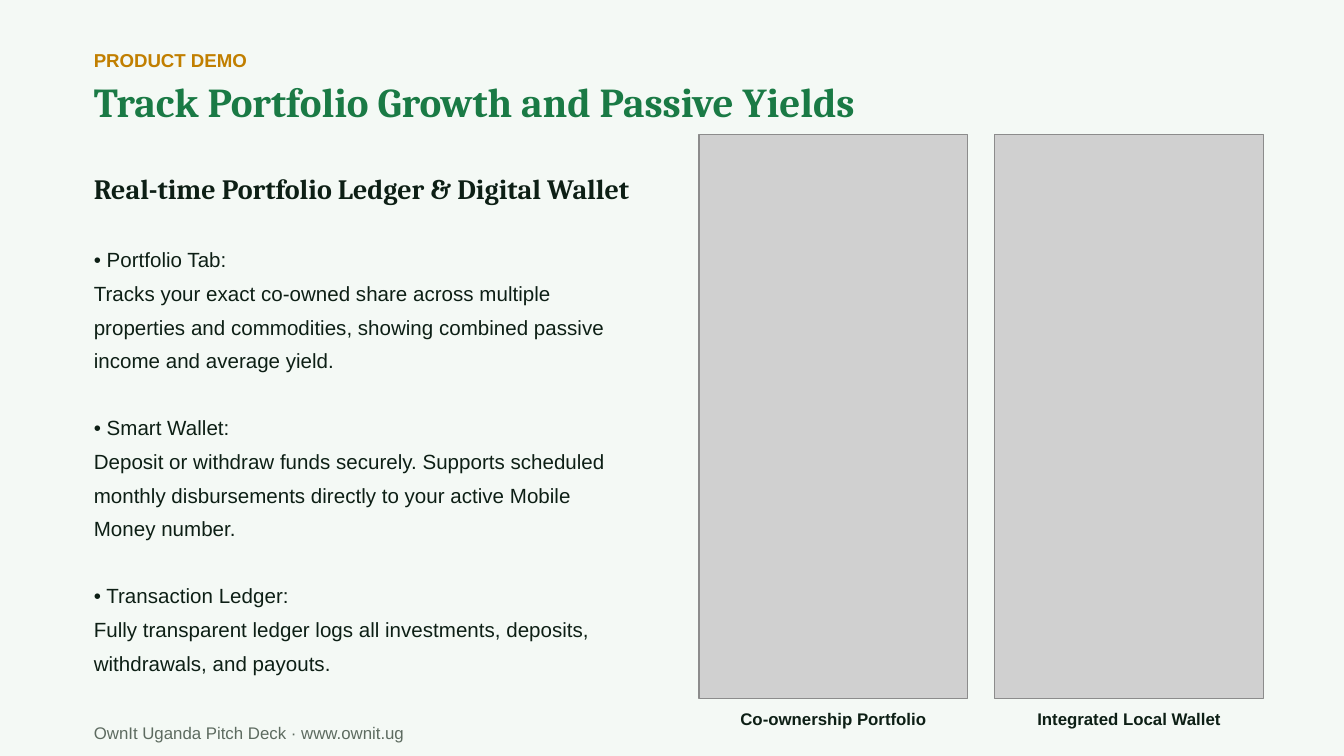
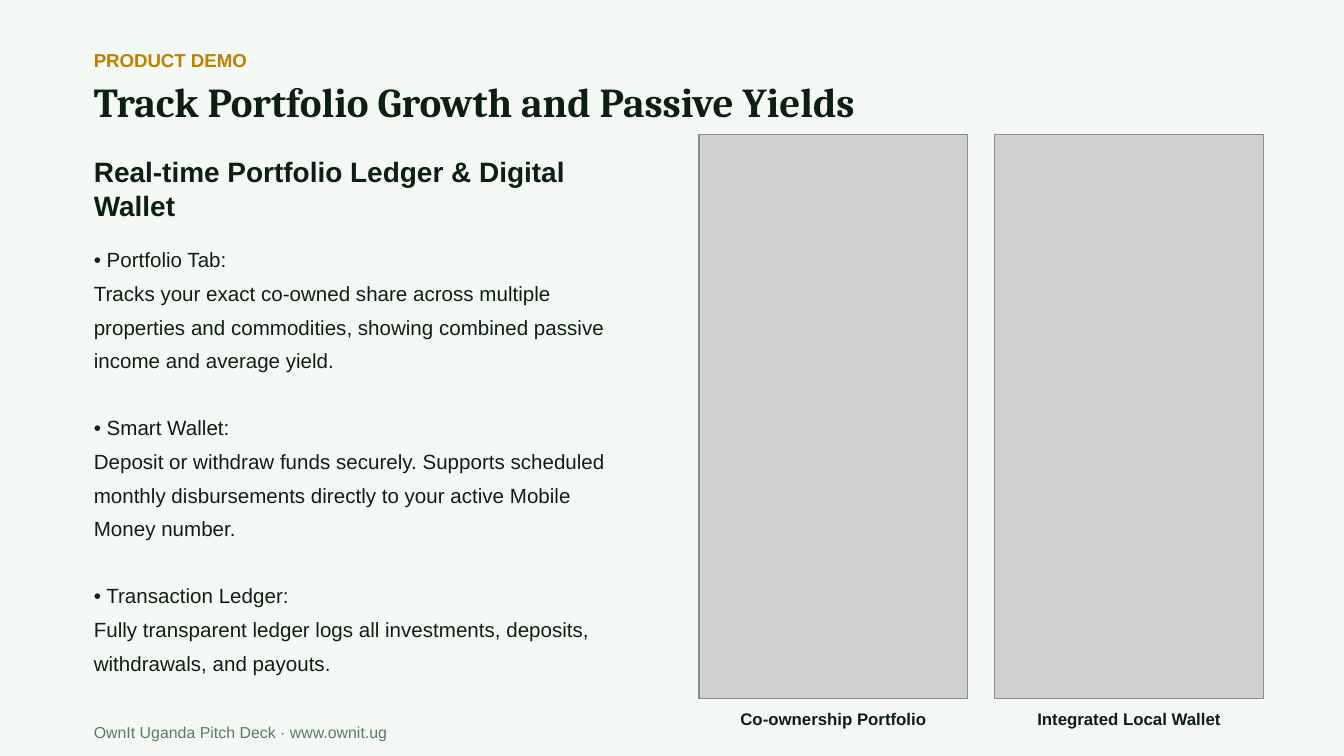
Before and after one commit to SINDROM66/OWNIT-APP, a slide deck: slide 7 of OwnIt_Uganda_Pitch_Deck.pptx. Drawn at 1344x756 pixels with LibreOffice and Linux fonts; fonts in the diff are those of the drawing; grey boxes stand for pictures. Boxes give left, top, right and bottom in pixels: in the first picture for what was removed or moved away, otherwise in the second. Text is boxed around its words. In the diff, an @@ line names an element or a change of style, - is before the commit and + after.

```diff
--- a/OwnIt_Uganda_Pitch_Deck.pptx
+++ b/OwnIt_Uganda_Pitch_Deck.pptx
@@ text "Track Portfolio Growth and Passive ..." at <box>94,88,855,118</box>: text colour #1A7A45 to #0D1F15 @@
@@ text "Real-time Portfolio Ledger & Digital ..." at <box>94,161,564,217</box>: font Cambria to Arial @@
@@ text "OwnIt Uganda Pitch Deck · ..." at <box>94,726,387,741</box>: size 9 to 8.5 pt, text colour #5D6B60 to #5A7A68 @@
```
Also in this commit, not shown: 9 other slides changed, 10 slides added, 8 other files.
